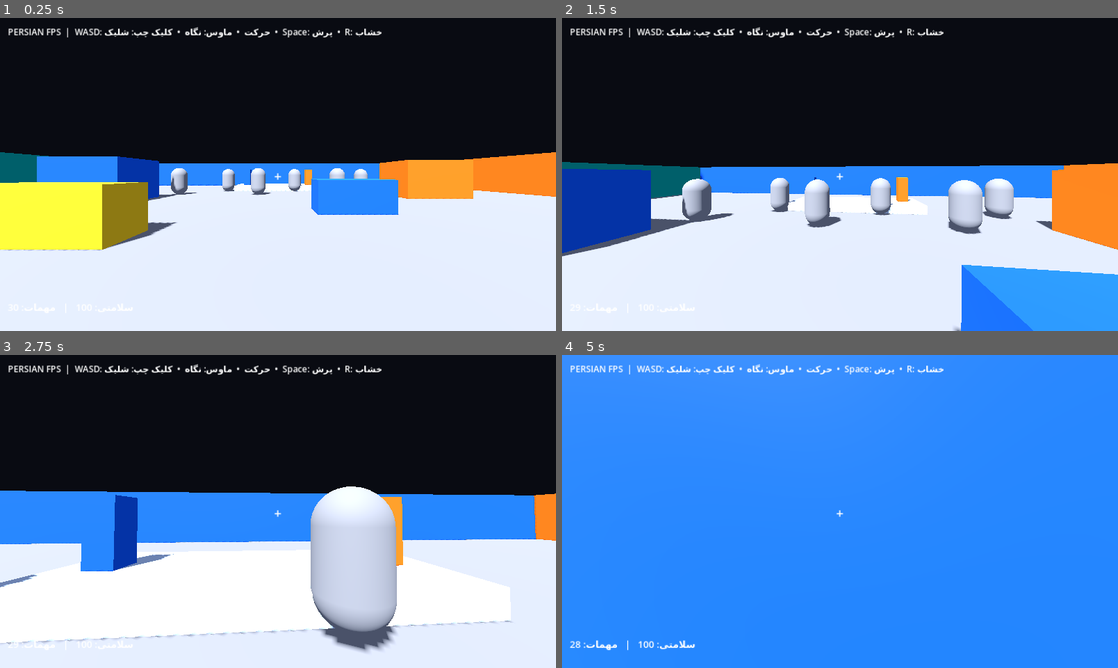
Above: before the commit, frames 1-4 (two rows, left to right).
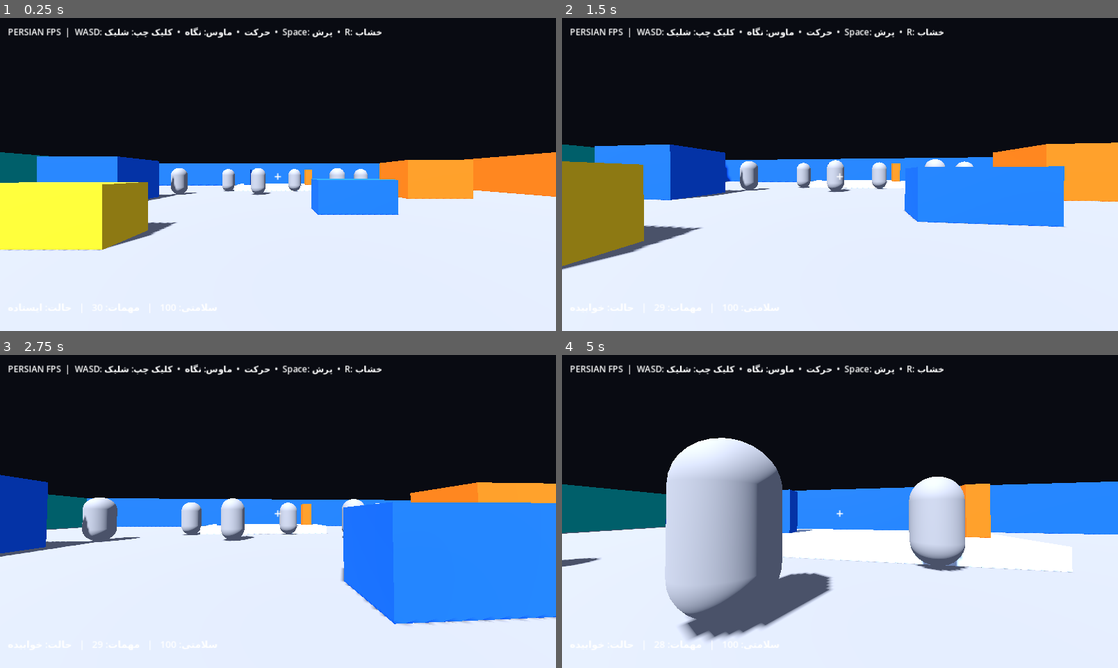
Above: after the commit, the same moments.

Repository: Parsa0369/game
Game: Godot game, scene res://Main.tscn
The game is run twice, just before and just after one commit, with the same random seed, the same clock (stepped at 60 frames per second) and the same inputs.
Inputs (mouse positions are in pixels of both pictures, inside the frame that each line leads up to):
- Up to frame 1 (0.25 s): no input
- Up to frame 2 (1.5 s): tap Enter at 0.5 s; move the mouse to (867, 174) at 0.52 s; hold W from 0.53 s (still down); tap Z at 0.6 s; click (867, 174) at 0.67 s; tap Space at 0.77, 1.07 s; tap Ctrl at 0.8, 1.35 s; move the mouse to (812, 174) at 1.27 s
- Up to frame 3 (2.75 s): keep holding W; tap Space at 1.52, 1.82, 2.3 s; tap Shift at 1.55 s; move the mouse to (289, 505) at 2.02 s; hold Shift from 2.03 s (still down)
- Up to frame 4 (5 s): keep holding W; move the mouse to (834, 517) at 2.77 s; release Shift at 2.78 s; tap Space at 2.85, 3.02, 3.32, 3.77, 4.07, 4.52, 4.82 s; click (834, 517) at 2.92 s; tap Z at 3.05, 3.6 s; move the mouse to (878, 514) at 3.52 s; tap Ctrl at 3.8, 4.35 s; move the mouse to (795, 508) at 4.27 s; tap Shift at 4.55 s

The runs differ from the first frame. In frame 1, less than 0.1% of the frame differs, in the area x 23-39%, y 91-94%; in frame 2, 26%; in frame 3, 33%; in frame 4, 93%, in the area x 0-100%, y 0-100%.

Commit message:
Add sprint slide and prone stance controls

Diff:
--- a/scripts/player.gd
+++ b/scripts/player.gd
@@ -1,6 +1,8 @@
 extends CharacterBody3D
 
 @export var move_speed: float = 6.0
+@export var sprint_speed: float = 9.0
+@export var slide_speed: float = 12.0
 @export var mouse_sensitivity: float = 0.002
 @export var jump_velocity: float = 4.5
 @export var max_health: int = 100
@@ -9,8 +11,12 @@
 var health: int = 100
 var gravity: float = float(ProjectSettings.get_setting("physics/3d/default_gravity"))
 var pitch: float = 0.0
+var is_prone: bool = false
+var slide_time: float = 0.0
+var slide_direction: Vector3 = Vector3.ZERO
 
 @onready var head: Node3D = $Head
+@onready var body_shape: CollisionShape3D = $CollisionShape3D
 @onready var status_label: Label = get_node_or_null("/root/Main/UI/Status")
 
 func _ready() -> void:
@@ -32,25 +38,54 @@
 	elif event is InputEventKey and event.pressed and event.keycode == KEY_R:
 		ammo = 30
 		_update_status()
+	elif event is InputEventKey and event.pressed and event.keycode == KEY_Z:
+		is_prone = not is_prone
+		_update_stance()
+	elif event is InputEventKey and event.pressed and event.keycode == KEY_CTRL:
+		_start_slide()
 
 func _physics_process(delta: float) -> void:
 	if not is_on_floor():
 		velocity.y -= gravity * delta
-	if Input.is_key_pressed(KEY_SPACE) and is_on_floor():
+	if Input.is_key_pressed(KEY_SPACE) and is_on_floor() and not is_prone and slide_time <= 0.0:
 		velocity.y = jump_velocity
 
-	var input_dir := Vector2(
-		float(Input.is_key_pressed(KEY_D)) - float(Input.is_key_pressed(KEY_A)),
-		float(Input.is_key_pressed(KEY_S)) - float(Input.is_key_pressed(KEY_W))
-	)
-	var direction := (transform.basis * Vector3(input_dir.x, 0, input_dir.y)).normalized()
-	if direction:
-		velocity.x = direction.x * move_speed
-		velocity.z = direction.z * move_speed
+	if slide_time > 0.0:
+		slide_time = maxf(slide_time - delta, 0.0)
+		velocity.x = slide_direction.x * slide_speed
+		velocity.z = slide_direction.z * slide_speed
 	else:
-		velocity.x = move_toward(velocity.x, 0, move_speed * 8.0 * delta)
-		velocity.z = move_toward(velocity.z, 0, move_speed * 8.0 * delta)
+		var input_dir := Vector2(
+			float(Input.is_key_pressed(KEY_D)) - float(Input.is_key_pressed(KEY_A)),
+			float(Input.is_key_pressed(KEY_S)) - float(Input.is_key_pressed(KEY_W))
+		)
+		var direction := (transform.basis * Vector3(input_dir.x, 0, input_dir.y)).normalized()
+		var current_speed := move_speed
+		if Input.is_key_pressed(KEY_SHIFT) and not is_prone:
+			current_speed = sprint_speed
+		if is_prone:
+			current_speed = 2.0
+		if direction:
+			velocity.x = direction.x * current_speed
+			velocity.z = direction.z * current_speed
+		else:
+			velocity.x = move_toward(velocity.x, 0, move_speed * 8.0 * delta)
+			velocity.z = move_toward(velocity.z, 0, move_speed * 8.0 * delta)
 	move_and_slide()
+
+func _start_slide() -> void:
+	if not is_on_floor() or is_prone or slide_time > 0.0:
+		return
+	var forward := -global_transform.basis.z
+	var flat_velocity := Vector3(velocity.x, 0, velocity.z)
+	slide_direction = flat_velocity.normalized() if flat_velocity.length() > 1.0 else forward
+	slide_time = 0.65
+	head.position.y = 0.25
+
+func _update_stance() -> void:
+	head.position.y = 0.25 if is_prone else 0.6
+	if is_prone:
+		slide_time = 0.0
 
 func _shoot() -> void:
 	if ammo <= 0:
@@ -76,4 +111,5 @@
 
 func _update_status() -> void:
 	if is_instance_valid(status_label):
-		status_label.text = "سلامتی: %d   |   مهمات: %d" % [health, ammo]
+		var stance := "خوابیده" if is_prone else ("سُر خوردن" if slide_time > 0.0 else "ایستاده")
+		status_label.text = "سلامتی: %d   |   مهمات: %d   |   حالت: %s" % [health, ammo, stance]
